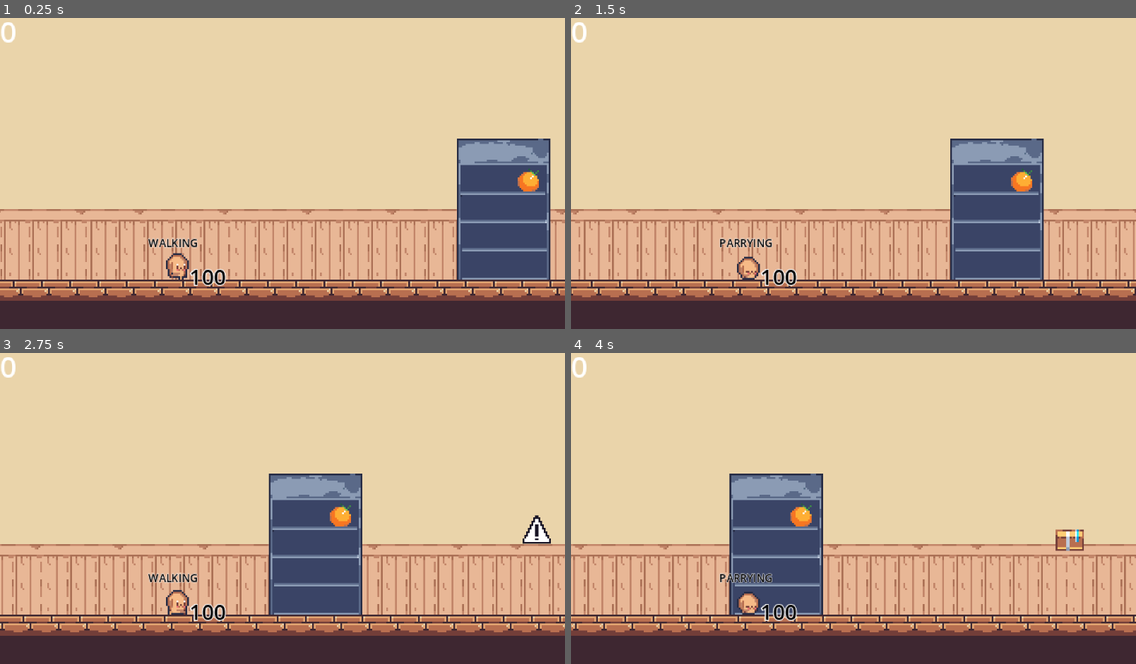
Above: before the commit, frames 1-4 (two rows, left to right).
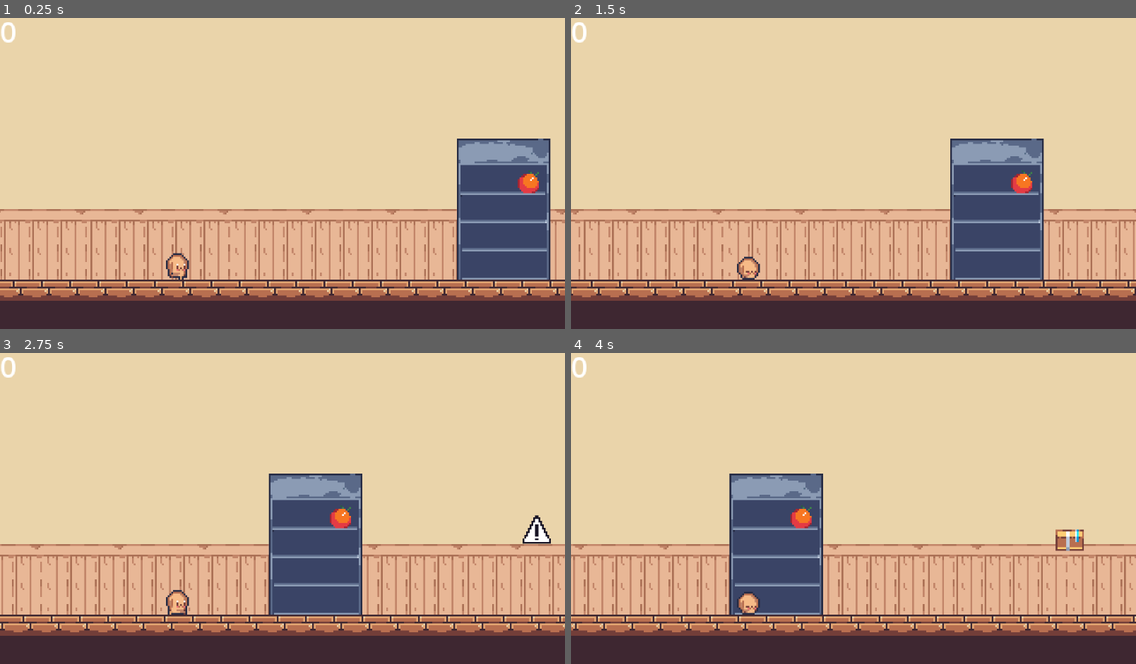
Above: after the commit, the same moments.

Repository: themoeboy/project-memory
Game: Godot game, scene res://src/general/level.tscn
Same seed, same stepped clock (60 frames per second), same inputs: the game is played once before the commit and once after it.
Inputs (mouse positions are in pixels of both pictures, inside the frame that each line leads up to):
- Up to frame 1 (0.25 s): no input
- Up to frame 2 (1.5 s): move the mouse to (977, 154) at 0.52 s; press the mouse at (977, 154) at 0.53 s; tap Space (jump) at 0.77 s; move the mouse to (740, 185) at 1.27 s; release the mouse at (740, 185) at 1.28 s; tap Shift (parry) at 1.35 s
- Up to frame 3 (2.75 s): tap Space (jump) at 1.52 s; move the mouse to (339, 436) at 2.02 s; right-click (339, 436) at 2.1 s
- Up to frame 4 (4 s): move the mouse to (825, 567) at 2.77 s; click (825, 567) at 2.85 s; tap Space (jump) at 3.02, 3.77 s; move the mouse to (1023, 552) at 3.52 s; tap Shift (parry) at 3.6 s

The runs differ from the first frame. In frame 1, 0.7% of the frame differs, in the area x 26-96%, y 48-87%; in frame 2, 0.7%; in frame 3, 0.6%; in frame 4, 0.7%, in the area x 26-43%, y 48-87%.

Commit message:
item system

Diff:
--- a/src/helpers/health.tscn
+++ b/src/helpers/health.tscn
@@ -11,6 +11,7 @@
 script = ExtResource("1_ynrea")
 
 [node name="health_label" type="Label" parent="."]
+visible = false
 offset_left = 7.0
 offset_top = -1.0
 offset_right = 29.0
--- a/src/helpers/util.gd
+++ b/src/helpers/util.gd
@@ -12,11 +12,28 @@
 const all_items = {
 	"orange": {
 		"name": "orange",
-		"value": 10
+		"value": 10,
+		"region": Vector2(0, 0)
 	},
 	"blueberry": {
 		"name": "blueberry",
-		"value": 20
+		"value": 20,
+		"region": Vector2(1, 0)
+	},
+	"greenberry": {
+		"name": "greenberry",
+		"value": 20,
+		"region": Vector2(2, 0)
+	},
+	"orangeberry": {
+		"name": "orangeberry",
+		"value": 20,
+		"region": Vector2(3, 0)
+	},
+	"aquaberry": {
+		"name": "aquaberry",
+		"value": 20,
+		"region": Vector2(4, 0)
 	}
 }
 
--- a/src/objects/item.gd
+++ b/src/objects/item.gd
@@ -4,15 +4,17 @@
 var item_name: String = "orange"
 var item_value: int
 
+const sprite_sheet = preload("res://assets/items/item_spritesheet.png")
+const sprite_size = Vector2(16, 16)
+
 func _ready():
 	if item_name != "":
-		var path = "res://assets/items/%s.png" % item_name
-		var texture = load(path)
-		item_value = UTIL.all_items[item_name].value
-		if texture:
-			sprite.texture = texture
-		else:
-			print("❌ Could not load item sprite:", path)
+		var item_data = UTIL.all_items[item_name]
+		item_value = item_data.value
+		sprite.texture = sprite_sheet
+		sprite.region_enabled = true
+		var region = item_data.region
+		sprite.region_rect = Rect2(region.x * sprite_size.x, region.y * sprite_size.y, sprite_size.x, sprite_size.y)
 
 func gather():
 	if(Input.is_action_pressed("gather")):
--- a/src/player/player.tscn
+++ b/src/player/player.tscn
@@ -164,6 +164,7 @@
 debug_color = Color(0.604464, 0.366649, 0.99886, 0.42)
 
 [node name="test_labels" type="Control" parent="."]
+visible = false
 layout_mode = 3
 anchors_preset = 0
 offset_right = 40.0
@@ -171,6 +172,7 @@
 script = ExtResource("6_jiejy")
 
 [node name="player_state_label" type="Label" parent="test_labels"]
+visible = false
 layout_mode = 0
 offset_left = -16.0
 offset_top = -16.0
Binary file added: assets/draft/item-drafts.aseprite
Binary file added: assets/items/item_spritesheet.png
Not shown, added: assets/items/item_spritesheet.png.import
